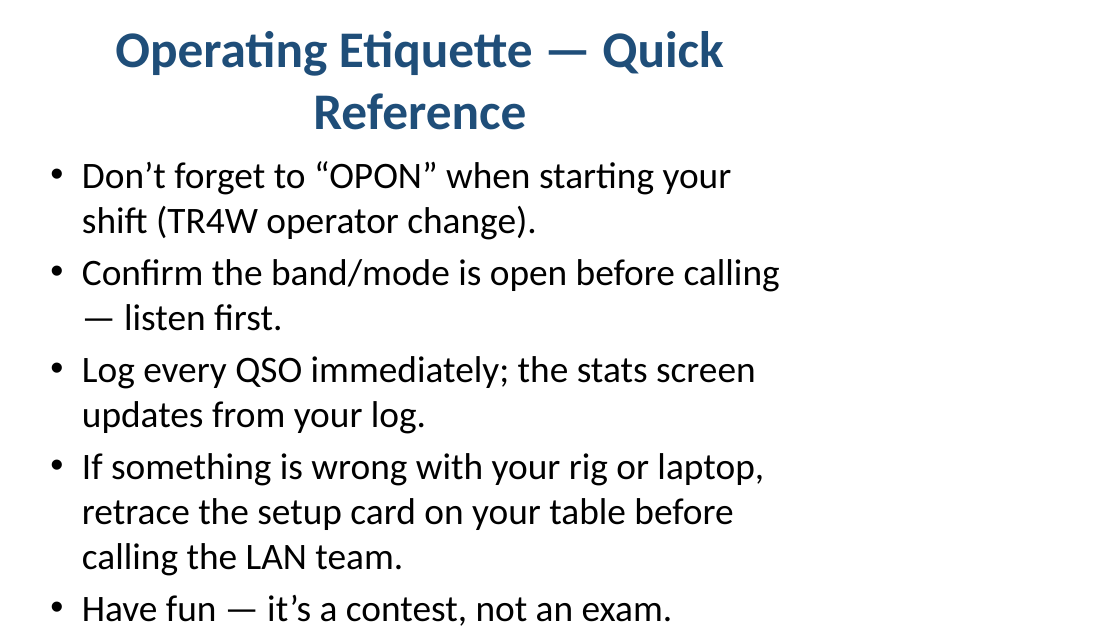
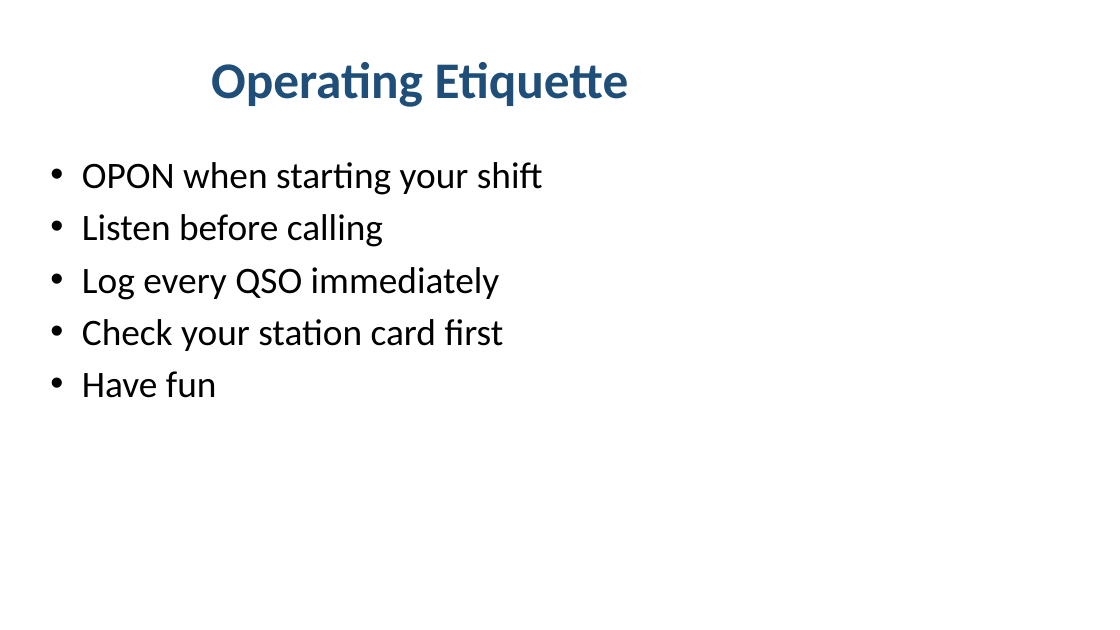
Before and after one commit to ny4i/pinellas-field-day, a slide deck: slide 22 of site-setup/2026-field-day-presentation.pptx (slide 14 before the commit). Drawn at 1120x630 pixels with LibreOffice and Linux fonts; fonts in the diff are those of the drawing. Boxes give left, top, right and bottom in pixels: in the first picture for what was removed or moved away, otherwise in the second. Text is boxed around its words. In the diff, an @@ line names an element or a change of style, - is before the commit and + after.

```diff
--- a/site-setup/2026-field-day-presentation.pptx
+++ b/site-setup/2026-field-day-presentation.pptx
@@ title at box(211, 62, 629, 107): text changed @@
-Operating Etiquette — Quick Reference
+Operating Etiquette
@@ text at box(82, 162, 543, 398): text changed @@
-• Don’t forget to “OPON” when starting your shift (TR4W operator change).
-• Confirm the band/mode is open before calling — listen first.
-• Log every QSO immediately; the stats screen updates from your log.
-• If something is wrong with your rig or laptop, retrace the setup card on your table before calling the LAN team.
-• Have fun — it’s a contest, not an exam.
+• OPON when starting your shift
+• Listen before calling
+• Log every QSO immediately
+• Check your station card first
+• Have fun
```
Also in this commit, not shown: 14 other slides changed, 8 slides added, 1 other file.
